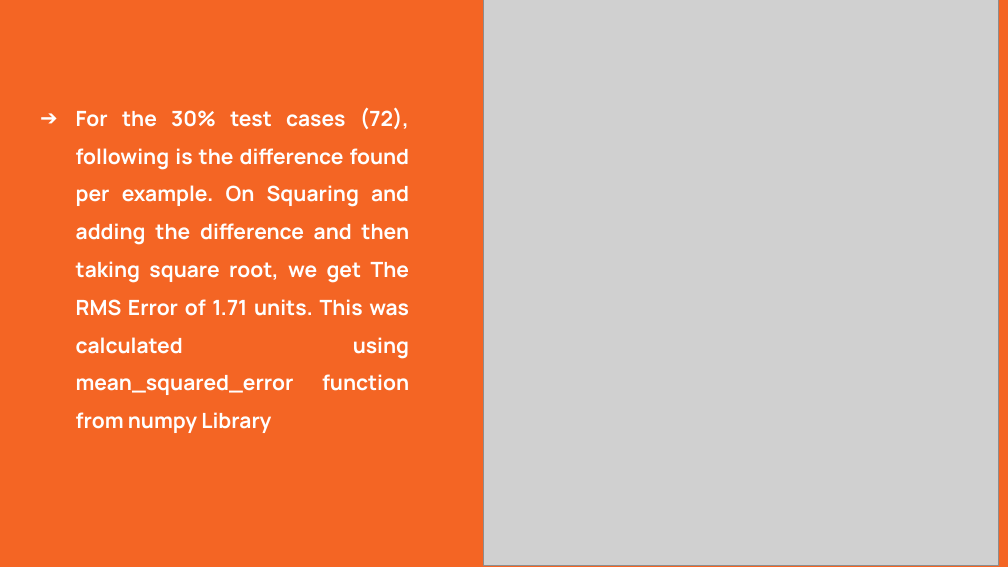
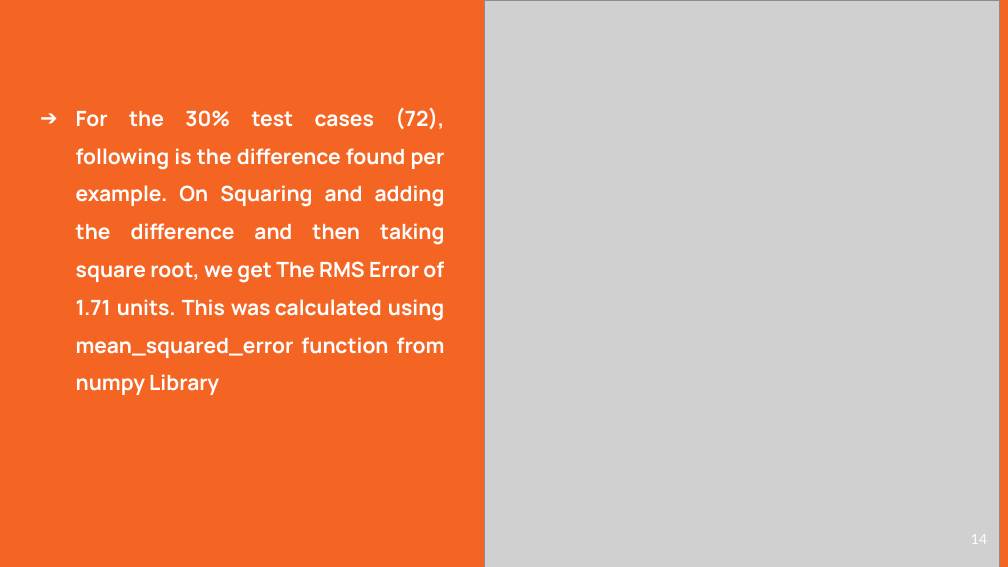
Before and after one commit to Pr0fess0rOP/Pollution-Predictor, a slide deck: slide 14 of DMP-Pollution Predictor Presentation.pptx (slide 11 before the commit). Drawn at 1008x567 pixels with LibreOffice and Linux fonts; fonts in the diff are those of the drawing; grey boxes stand for pictures. Boxes give left, top, right and bottom in pixels: in the first picture for what was removed or moved away, otherwise in the second. Text is boxed around its words. In the diff, an @@ line names an element or a change of style, - is before the commit and + after.

```diff
--- a/DMP-Pollution Predictor Presentation.pptx
+++ b/DMP-Pollution Predictor Presentation.pptx
@@ text "For the 30% test cases ..." rewrapped from (76, 107, 410, 433) to (76, 108, 445, 395) @@
@@ page number added at (971, 534, 987, 544), 10 pt, text #FFFFFF @@
+14
```
Also in this commit, not shown: 13 other slides changed, 3 slides added, 1 other file.
